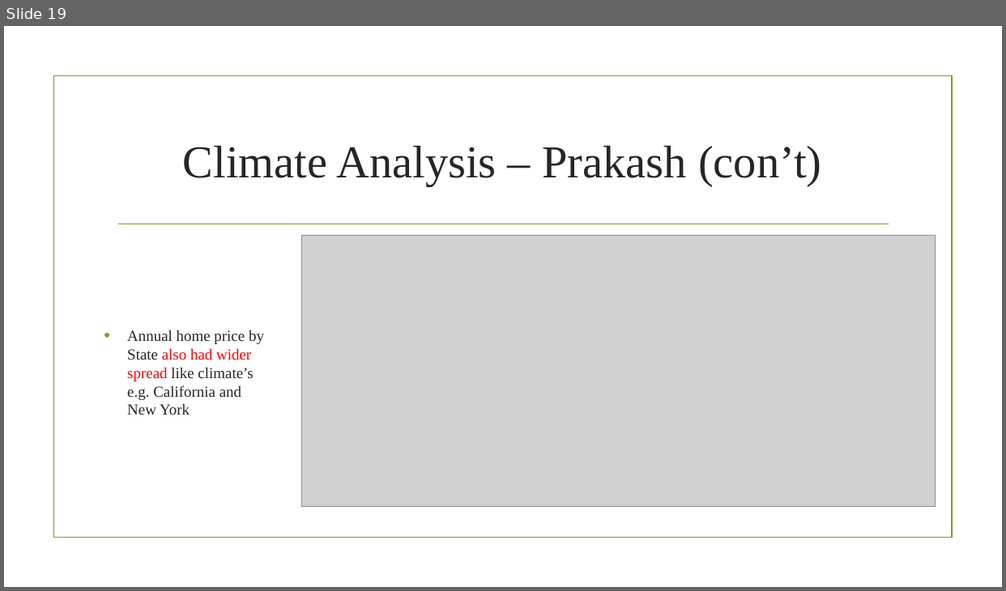
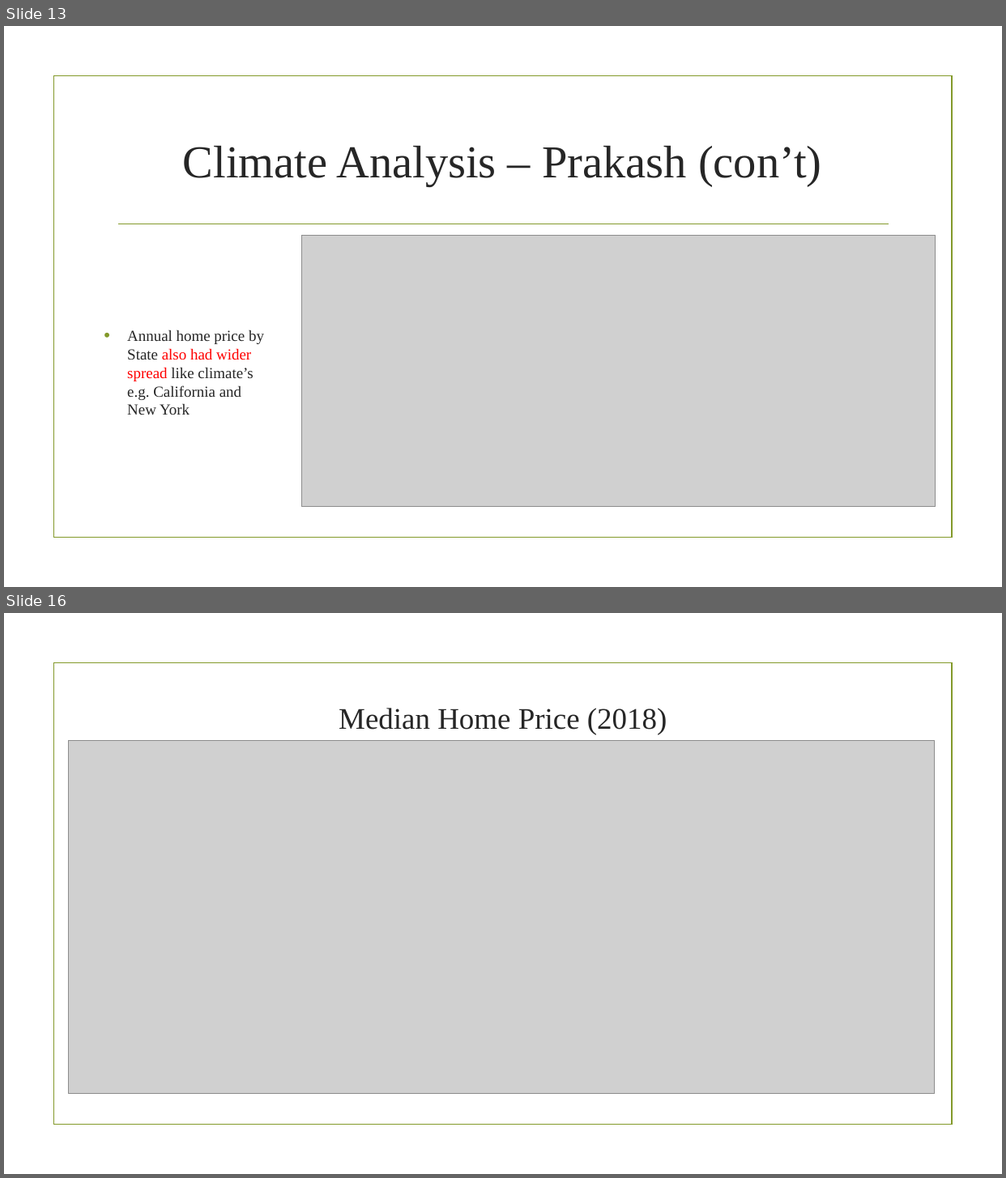
Before and after one commit to prakashbalasubramaniam/The_Incredible_Quad, a slide deck: Working_Presentation.pptx. Shown one above the other, each under a label of ours: slide 19 before the commit, slides 13 and 16 after it; the slides between them are not shown. The pictures are 1006x591 and 1006x1178 pixels, drawn with LibreOffice and Linux fonts; fonts in the diff are those of the drawing; grey boxes stand for pictures; background and template pictures are left out. Boxes give left, top, right and bottom in pixels: in the first picture for what was removed or moved away, otherwise in the second. Text is boxed around its words. In the diff, an @@ line names an element or a change of style, - is before the commit and + after.

```diff
--- a/Working_Presentation.pptx
+++ b/Working_Presentation.pptx
@@ slide 16 added at bbox=[4, 613, 1002, 1174], background picture (left out); not listed: 1 template element that a slide beside it also shows @@
@@ title added at bbox=[339, 708, 667, 735], 28.8 pt, text #262626 @@
+Median Home Price (2018)
@@ picture added at bbox=[68, 741, 935, 1094] @@
@@ what was slide 19 is now slide 13 @@
```
Also in this commit, not shown: 5 slides changed, 9 other slides added, 3 slides removed, 1 other file.
